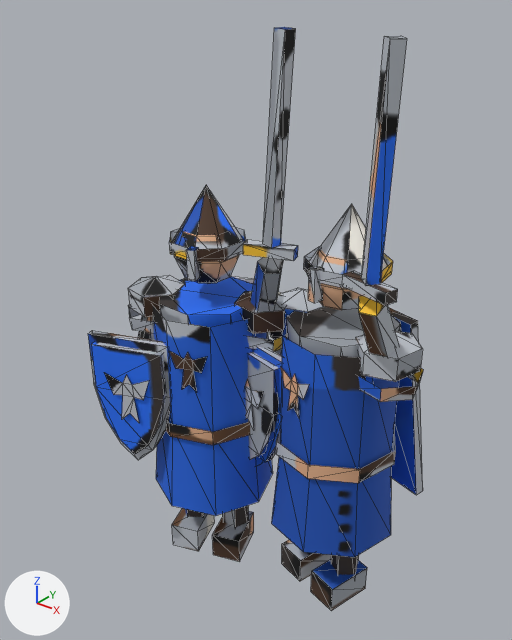
Two versions of the glTF model game/assets/models/sentry_dl3_blue.glb, one commit apart.
Camera for both pictures: a 50 mm camera at (0.359, -0.452, 0.565) aimed at (-0.011, 0.01, 0.278). Lighting does not change. The marker at lower left points along +X, +Y and +Z. The first picture is the older version. Mesh edges are drawn as thin lines. Vertices at exactly the same position are counted once.

Objects in the first picture: 'sentry_dl3_blue'.
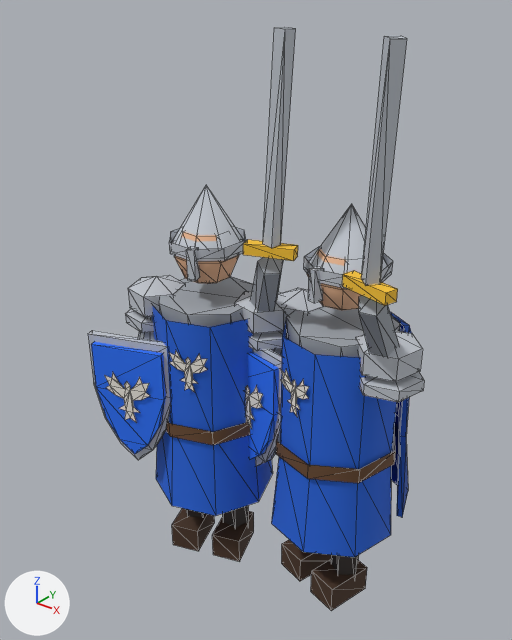
The change in detail:
me_cone is used by ob_sentry_dl3_blue; location (0.0, 0.0, 0.0).
me_cone had 614 vertices, 892 faces and spanned x -0.144..0.154, y -0.086..0.118, z 0.0..0.532.
me_cone now has 738 vertices, 1100 faces and spans x -0.144..0.154, y -0.086..0.102, z 0.0..0.532.
me_cone part 1: the loose piece of 14 vertices spanning x -0.138..-0.084, y -0.045..0.008, z 0.264..0.306 is copied, and the copy is scaled about its middle by (1.05, 1.04, 0.486), then moved by (-0.004, -0.001, -0.022); it spans x -0.143..-0.086, y -0.048..0.008, z 0.253..0.273.
me_cone part 2: the loose piece of 14 vertices spanning x -0.036..0.018, y -0.008..0.045, z 0.264..0.306 is copied, and the copy is scaled about its middle by (1.05, 1.04, 0.486), then moved by (0.004, 0.001, -0.022); it spans x -0.034..0.023, y -0.008..0.048, z 0.253..0.273.
me_cone part 3: a new loose piece, a UV sphere (6 segments, 3 rings, poles along z) spanning x 0.099..0.154, y -0.013..0.044, z 0.253..0.273, in mat_baked (picture img_bake).
me_cone part 4: the loose piece of 12 vertices spanning x -0.122..-0.077, y -0.084..-0.067, z 0.174..0.227 is rebuilt with 30 vertices and now spans x -0.122..-0.077, y -0.084..-0.067, z 0.174..0.227.
me_cone part 5: the loose piece of 12 vertices spanning x -0.059..-0.024, y -0.057..-0.044, z 0.219..0.26 is rebuilt with 30 vertices and now spans x -0.059..-0.024, y -0.057..-0.044, z 0.219..0.26.
me_cone part 6: the loose piece of 12 vertices spanning x -0.028..0.018, y -0.016..-0.004, z 0.174..0.227 is rebuilt with 30 vertices and now spans x -0.028..0.018, y -0.016..-0.004, z 0.174..0.227.
me_cone part 7: the loose piece of 12 vertices spanning x 0.038..0.075, y -0.027..-0.017, z 0.219..0.26 is rebuilt with 30 vertices and now spans x 0.038..0.075, y -0.027..-0.017, z 0.219..0.26.
me_cone part 8: the loose piece of 8 vertices spanning x -0.132..-0.039, y 0.036..0.09, z 0.1..0.29 is rebuilt with 30 vertices and now spans x -0.131..-0.009, y 0.005..0.074, z 0.104..0.285.
me_cone part 9: the loose piece of 8 vertices spanning x 0.041..0.136, y 0.071..0.118, z 0.1..0.29 is rebuilt with 30 vertices and now spans x 0.014..0.14, y 0.041..0.102, z 0.104..0.285.
me_cone part 10: the loose piece of 12 vertices spanning x 0.098..0.154, y -0.012..0.044, z 0.257..0.27 is deleted.
me_cone part 11: the loose piece of 12 vertices spanning x -0.014..0.042, y 0.016..0.072, z 0.257..0.27 is deleted.
me_cone part 12: the loose piece of 12 vertices spanning x -0.033..0.022, y -0.009..0.049, z 0.257..0.27 is deleted.
me_cone part 13: the loose piece of 12 vertices spanning x -0.142..-0.087, y -0.049..0.009, z 0.257..0.27 is deleted.
me_cone part 14: 780 kept faces spanning x -0.144..0.154, y -0.086..0.092, z 0.0..0.532 get new texture (UV) coordinates.
Other edits to the shape of me_cone do not show in these pictures.

Pixel boxes (x1, y1, x2, y2) of what changed, in the pictures (512 x 640 px):
'sentry_dl3_blue', reshaped: before (88, 27, 423, 611); after (88, 27, 424, 611)
part 1 of me_cone, added: after (125, 309, 154, 333)
part 2 of me_cone, added: after (249, 331, 287, 351)
part 3 of me_cone, added: after (360, 372, 424, 402)
part 4 of me_cone, rebuilt: before (104, 372, 149, 423); after (105, 373, 150, 423)
part 5 of me_cone, rebuilt: before (169, 351, 207, 392); after (169, 351, 207, 391)
part 6 of me_cone, rebuilt: before (245, 379, 263, 430); after (245, 385, 263, 429)
part 7 of me_cone, rebuilt (8% shorter): before (281, 368, 309, 418); after (281, 370, 309, 416)
part 8 of me_cone, rebuilt (not visible afterwards): before (231, 276, 269, 339)
part 9 of me_cone, rebuilt: before (389, 308, 423, 495); after (390, 312, 412, 517)
part 10 of me_cone, deleted: before (358, 368, 423, 402)
part 11 of me_cone, deleted (mostly hidden): before (270, 331, 283, 339)
part 12 of me_cone, deleted: before (247, 335, 287, 351)
part 13 of me_cone, deleted: before (128, 305, 154, 333)
part 14 of me_cone, surface changed: (88, 27, 423, 611) in both
